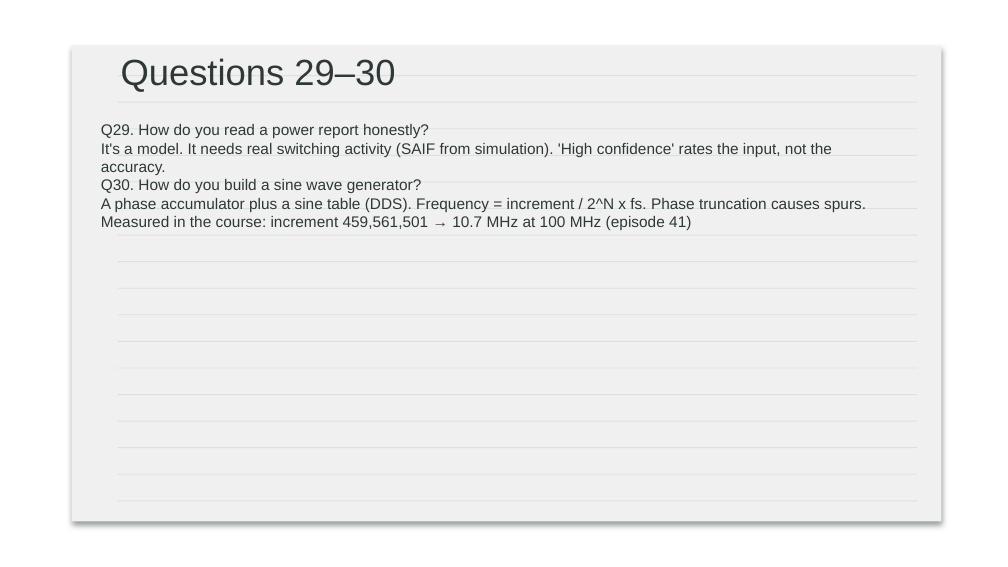
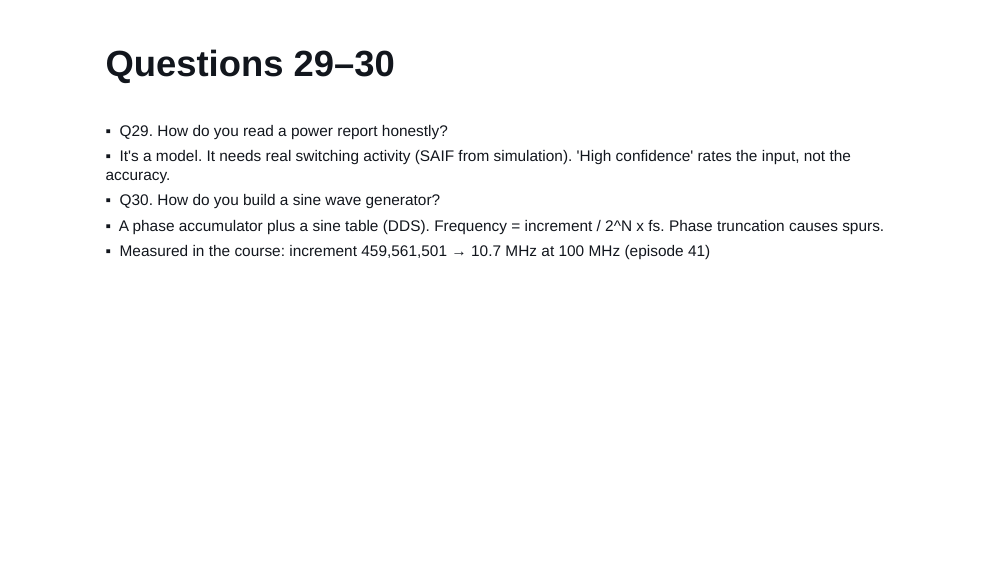
Before and after one commit to Silicon-Simplified/FPGA-Course, a slide deck: slide 20 of slides/ep43_interview_slides.pptx. Drawn at 1008x567 pixels with LibreOffice and Linux fonts; fonts in the diff are those of the drawing; background and template pictures are left out. Boxes give left, top, right and bottom in pixels: in the first picture for what was removed or moved away, otherwise in the second. Text is boxed around its words. In the diff, an @@ line names an element or a change of style, - is before the commit and + after.

```diff
--- a/slides/ep43_interview_slides.pptx
+++ b/slides/ep43_interview_slides.pptx
@@ text "Questions 29–30": place and size @@
-text "Questions 29–30" at (121,58,395,92)
+text "Questions 29–30" at (106,49,395,83)
@@ text "Questions 29–30" at (106,49,395,83): text colour #2D3837 to #12161D, bold on @@
@@ text at (106,125,884,259): text changed; text colour #2D3837 to #12161D @@
-Q29. How do you read a power report honestly?
-It's a model. It needs real switching activity (SAIF from simulation). 'High confidence' rates the input, not the accuracy.
-Q30. How do you build a sine wave generator?
-A phase accumulator plus a sine table (DDS). Frequency = increment / 2^N x fs. Phase truncation causes spurs.
-Measured in the course: increment 459,561,501 → 10.7 MHz at 100 MHz (episode 41)
+▪ Q29. How do you read a power report honestly?
+▪ It's a model. It needs real switching activity (SAIF from simulation). 'High confidence' rates the input, not the accuracy.
+▪ Q30. How do you build a sine wave generator?
+▪ A phase accumulator plus a sine table (DDS). Frequency = increment / 2^N x fs. Phase truncation causes spurs.
+▪ Measured in the course: increment 459,561,501 → 10.7 MHz at 100 MHz (episode 41)
@@ group removed at (72,45,941,521): 17 rectangles, 1 rounded rectangle @@
```
Also in this commit, not shown: 31 other slides changed, 42 other files.
